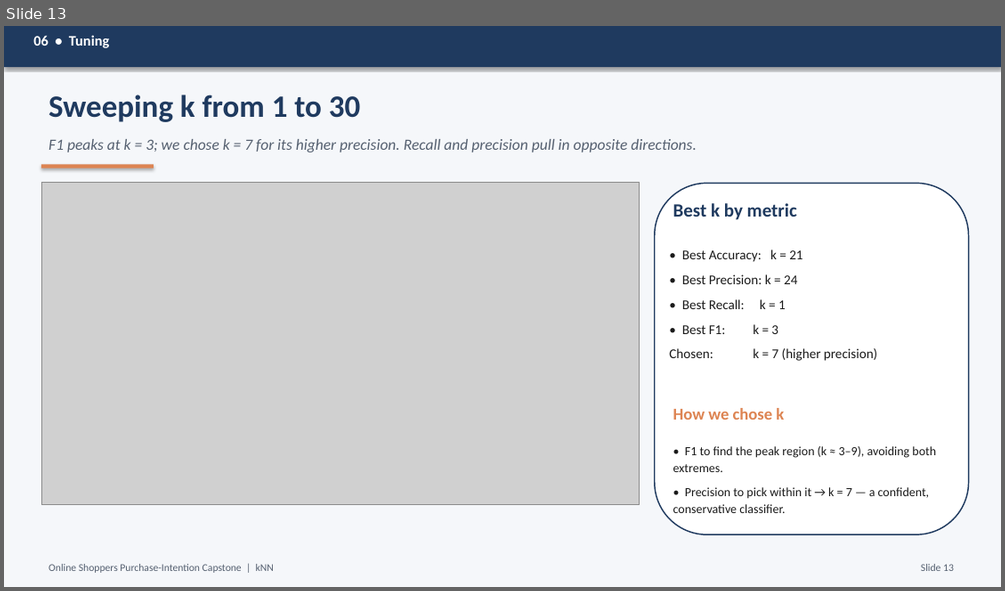
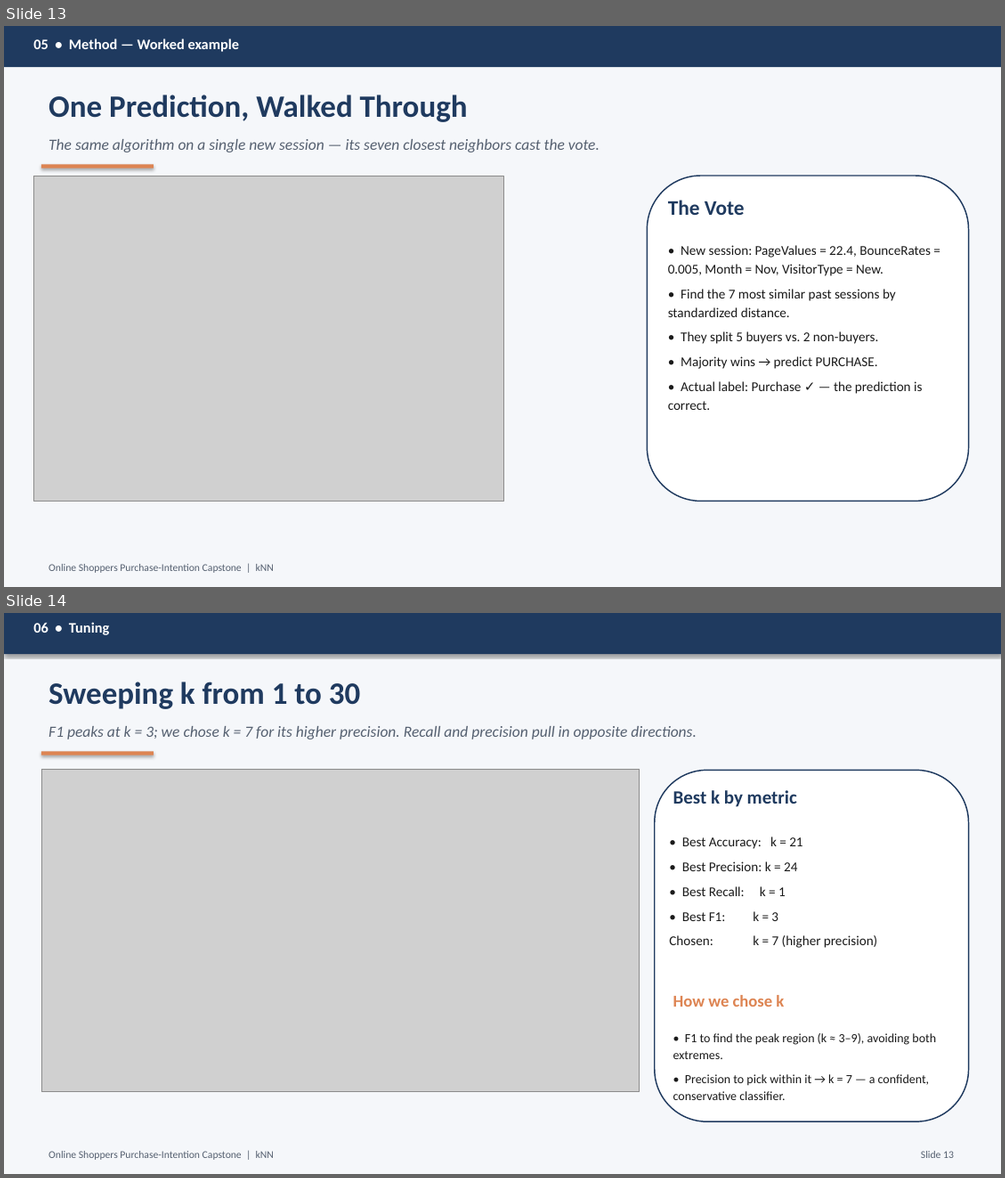
Before and after one commit to RodneeGlenMartin/Capstone-KNN-OnlineShoppers, a slide deck: Capstone_Presentation.pptx. Shown one above the other, each under a label of ours: slide 13 before the commit, slides 13 and 14 after it. The pictures are 1005x591 and 1005x1178 pixels, drawn with LibreOffice and Linux fonts; fonts in the diff are those of the drawing; grey boxes stand for pictures. Boxes give left, top, right and bottom in pixels: in the first picture for what was removed or moved away, otherwise in the second. Text is boxed around its words. In the diff, an @@ line names an element or a change of style, - is before the commit and + after.

Commit message:
Add sample prediction figure and update README
Add fig9_sample_prediction.png (worked example classifying one session by its 7 nearest neighbors) and update README to reference the new figure and clarify that the slide deck is available as both editable .pptx and exported .pdf. Also include updated Capstone_Presentation (pptx/pdf) and re-exported Capstone_Report.pdf binaries.

```diff
--- a/Capstone_Presentation.pptx
+++ b/Capstone_Presentation.pptx
@@ slide 13 added at [4, 26, 1001, 587], background #FFFFFF @@
@@ rectangle added at [4, 26, 1001, 587], fill #F5F7FA @@
@@ rectangle added at [4, 26, 1001, 67], fill #1F3A5F @@
@@ text added at [33, 38, 240, 52], 14 pt, text #FFFFFF, bold @@
+05 • Method — Worked example
@@ text added at [48, 95, 468, 122], 30 pt, text #1F3A5F, bold @@
+One Prediction, Walked Through
@@ text added at [48, 139, 599, 152], 15 pt, text #556070, italic @@
+The same algorithm on a single new session — its seven closest neighbors cast the vote.
@@ picture added at [34, 176, 503, 501] @@
@@ rectangle added at [41, 164, 154, 168], fill #DD8452 @@
@@ rounded rectangle added at [647, 176, 969, 501], fill #FFFFFF, outline #1F3A5F 1.25 pt @@
@@ text added at [668, 200, 744, 215], 20 pt, text #1F3A5F, bold @@
+The Vote
@@ text added at [668, 245, 930, 410], 13 pt, text #1A1A1A @@
+• New session: PageValues = 22.4, BounceRates = 0.005, Month = Nov, VisitorType = New.
+• Find the 7 most similar past sessions by standardized distance.
+• They split 5 buyers vs. 2 non-buyers.
+• Majority wins → predict PURCHASE.
+• Actual label: Purchase ✓ — the prediction is correct.
@@ text added at [48, 564, 274, 572], 10 pt, text #556070 @@
+Online Shoppers Purchase-Intention Capstone | kNN
@@ what was slide 13 is now slide 14 @@
```
Also in this commit, not shown: 2 slides changed, 4 other files.
